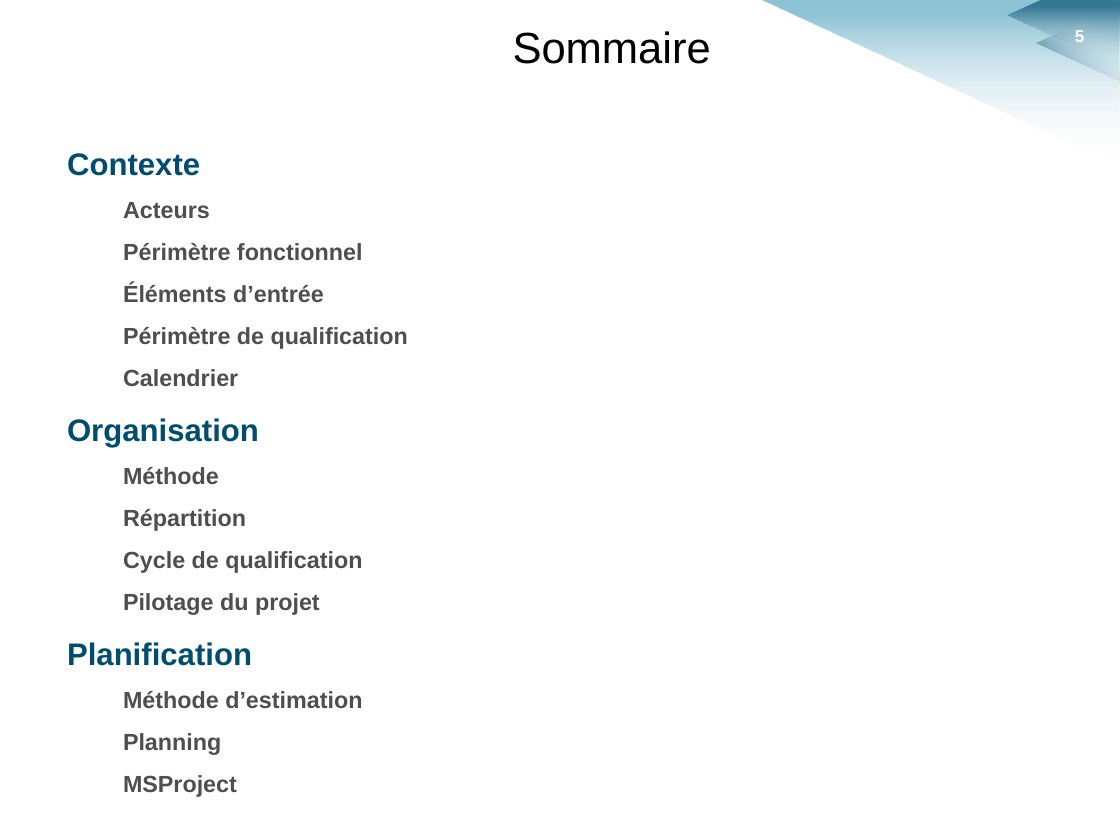
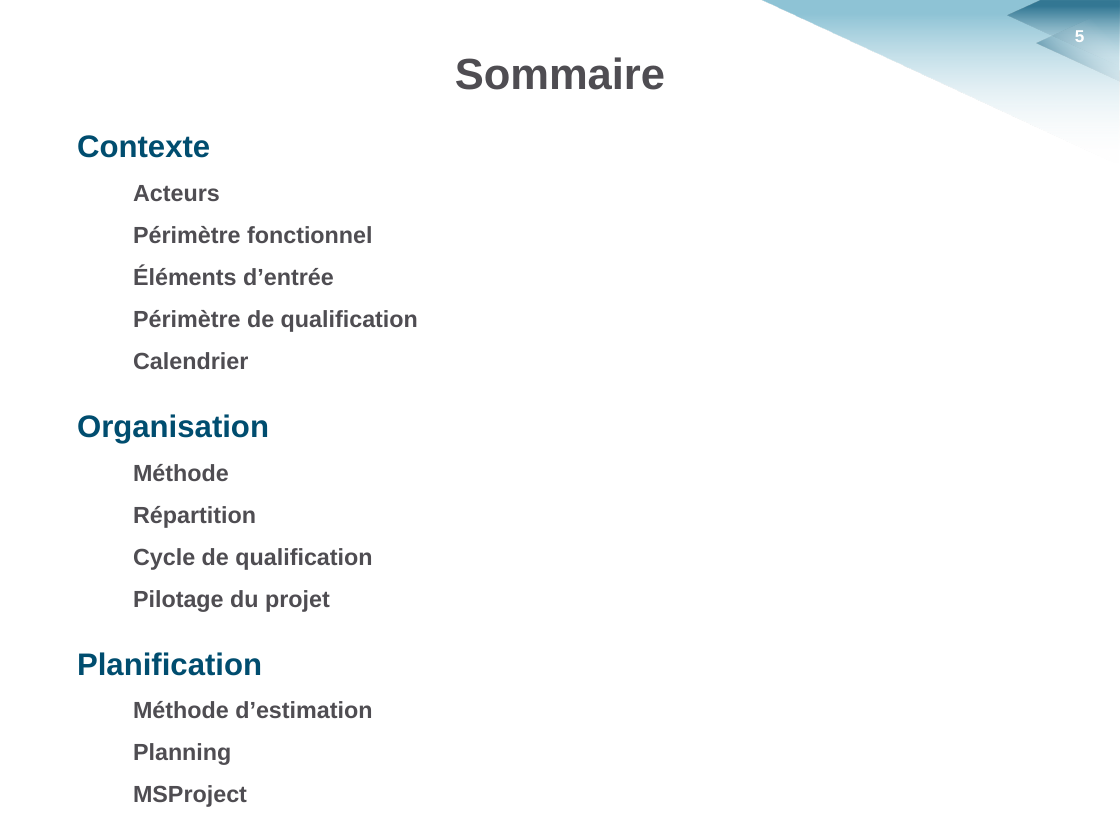
Before and after one commit to HKervadec/korrigolo, a slide deck: slide 5 of soutenances/planification/soutenance_planification.pptx. Drawn at 1120x840 pixels with LibreOffice and Linux fonts; fonts in the diff are those of the drawing; background and template pictures are left out. Boxes give left, top, right and bottom in pixels: in the first picture for what was removed or moved away, otherwise in the second. Text is boxed around its words. In the diff, an @@ line names an element or a change of style, - is before the commit and + after.

Commit message:
[Soutenance] Planif

```diff
--- a/soutenances/planification/soutenance_planification.pptx
+++ b/soutenances/planification/soutenance_planification.pptx
@@ text "Sommaire": place and size @@
-text "Sommaire" at [513,31,711,64]
+text "Sommaire" at [455,57,665,90]
@@ text "Sommaire" at [455,57,665,90]: text colour #000000 to #4F4D52, bold on; vertical alignment middle to top @@
@@ text "Contexte": place and size @@
-text "Contexte" at [67,153,408,755]
+text "Contexte" at [77,135,418,369]
@@ text at [133,185,418,369]: text colour #4F4D50 to #4F4D52 @@
@@ text at [67,418,362,755]: paragraphs removed @@
-Organisation
-  Méthode
-  Répartition
-  Cycle de qualification
-  Pilotage du projet
-Planification
-  Méthode d’estimation
-  Planning
-  MSProject
@@ text added at [77,414,372,612], 15 pt, text #4F4D52, bold @@
+Organisation
+  Méthode
+  Répartition
+  Cycle de qualification
+  Pilotage du projet
@@ text added at [77,652,372,807], 15 pt, text #4F4D52, bold @@
+Planification
+  Méthode d’estimation
+  Planning
+  MSProject
```
Also in this commit, not shown: 15 other slides changed, 4 slides added, 2 slides removed, 5 other files.
